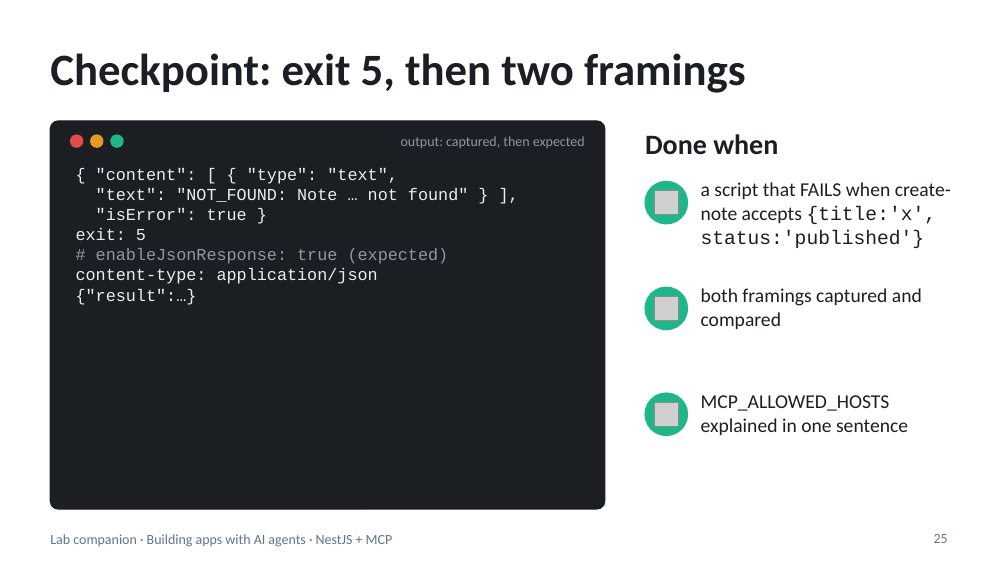
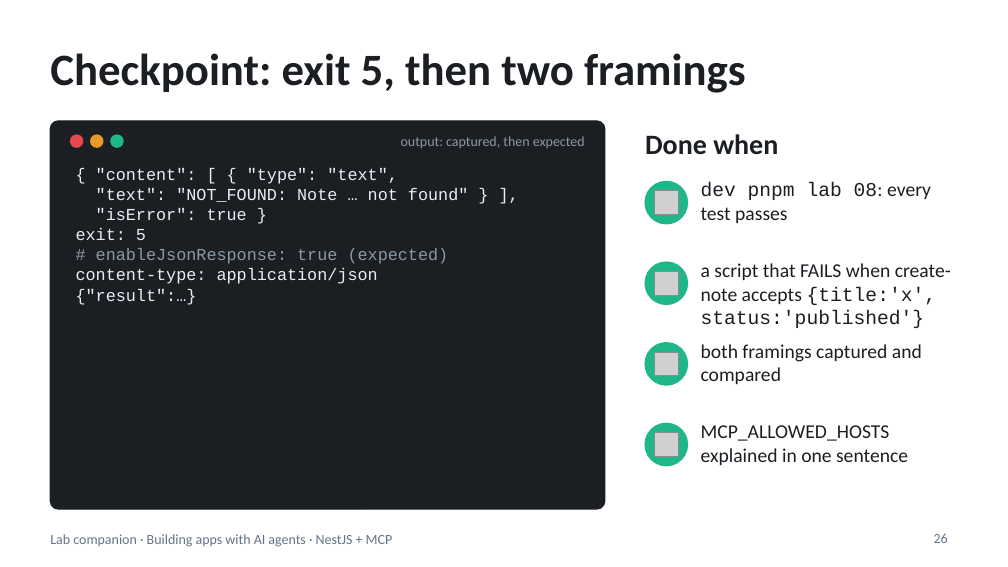
Before and after one commit to blazaga/ai-training-modules, a slide deck: slide 26 of docs/ai-agent-training/slides/lab-companion-lite.pptx (slide 25 before the commit). Drawn at 1008x567 pixels with LibreOffice and Linux fonts; fonts in the diff are those of the drawing; grey boxes stand for pictures. Boxes give left, top, right and bottom in pixels: in the first picture for what was removed or moved away, otherwise in the second. Text is boxed around its words. In the diff, an @@ line names an element or a change of style, - is before the commit and + after.

```diff
--- a/docs/ai-agent-training/slides/lab-companion-lite.pptx
+++ b/docs/ai-agent-training/slides/lab-companion-lite.pptx
@@ text added at (701, 183, 931, 223), 14 pt, text #1B1F24 @@
+dev pnpm lab 08: every test passes
@@ ellipse: place and size @@
-ellipse at (645, 287, 687, 330)
+ellipse at (645, 262, 687, 304)
@@ text "a script that FAILS when ...": place and size @@
-text "a script that FAILS when ..." at (701, 182, 951, 248)
+text "a script that FAILS when ..." at (701, 263, 951, 328)
@@ picture: place and size @@
-picture at (654, 296, 678, 321)
+picture at (654, 271, 678, 295)
@@ ellipse: place and size @@
-ellipse at (645, 393, 687, 435)
+ellipse at (645, 343, 687, 385)
@@ picture: place and size @@
-picture at (654, 402, 678, 426)
+picture at (654, 352, 678, 376)
@@ text "both framings captured and compared": place and size @@
-text "both framings captured and compared" at (701, 288, 922, 329)
+text "both framings captured and compared" at (701, 344, 922, 384)
@@ text "MCP_ALLOWED_HOSTS explained in one sentence": place and size @@
-text "MCP_ALLOWED_HOSTS explained in one sentence" at (701, 395, 908, 435)
+text "MCP_ALLOWED_HOSTS explained in one sentence" at (701, 425, 908, 465)
@@ ellipse added at (645, 423, 687, 466), fill #1FB68A, outline #1FB68A 1 pt @@
@@ picture added at (654, 432, 678, 457) @@
```
Also in this commit, not shown: 12 other slides changed, 1 slide added, 36 other files.
